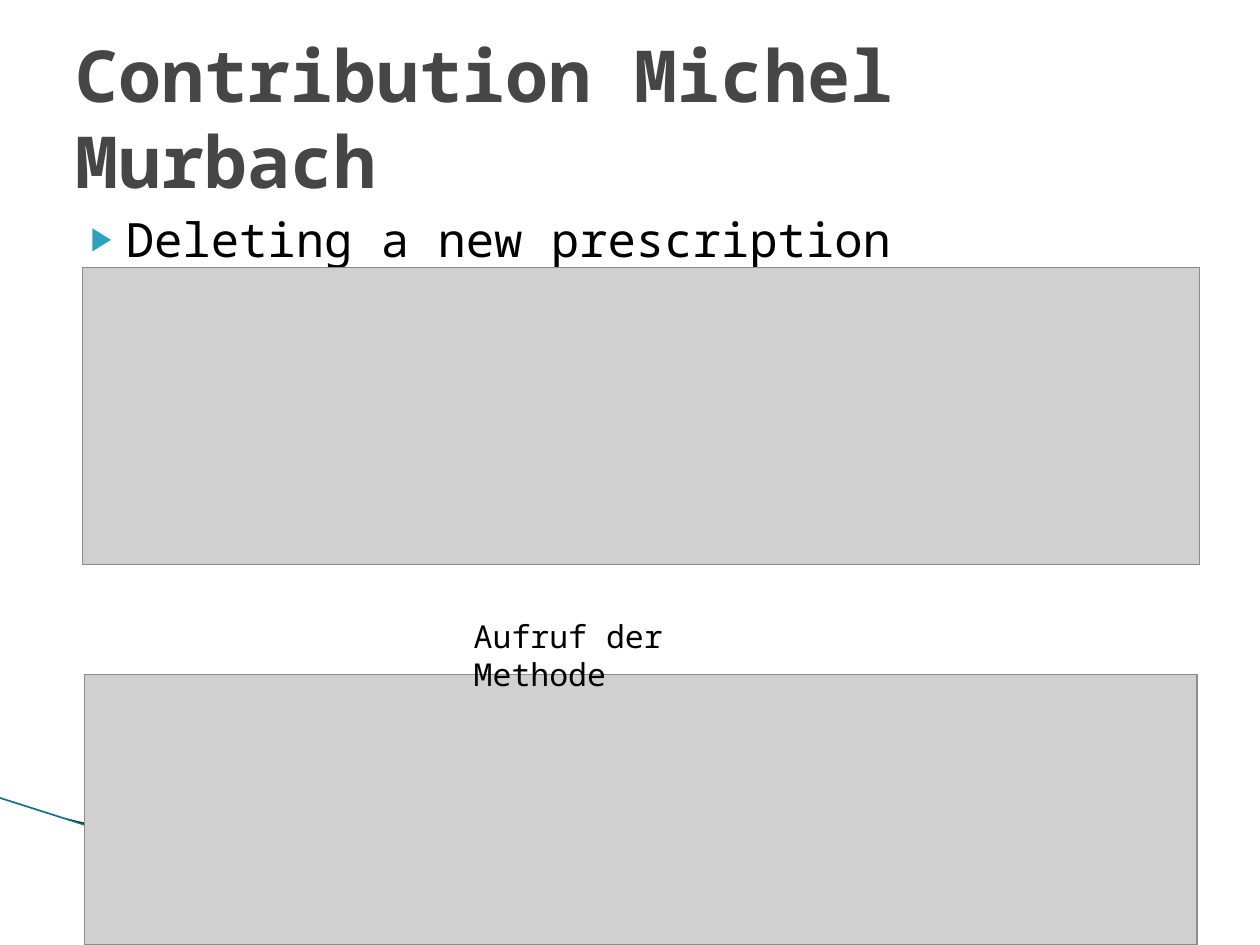
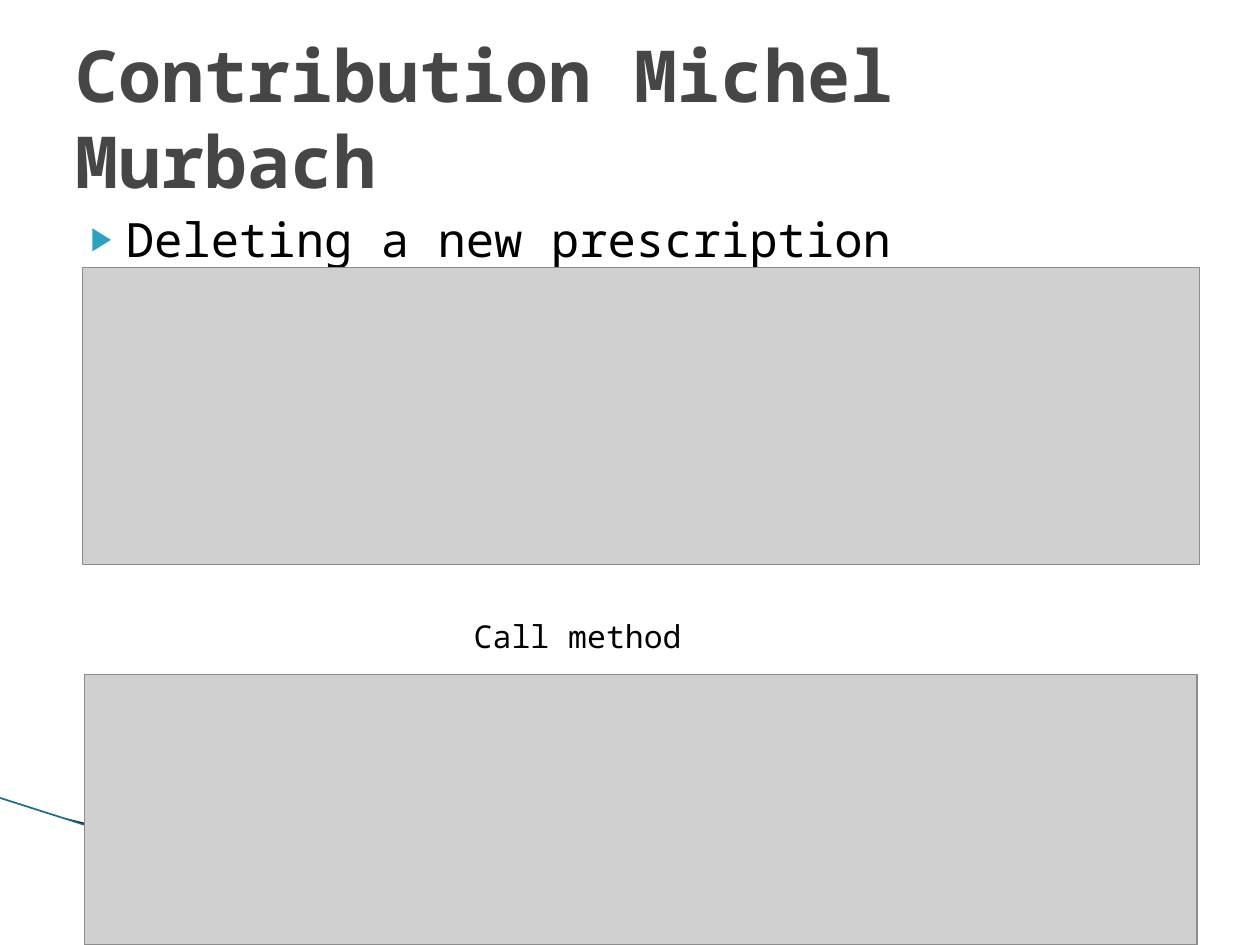
Before and after one commit to MarwinPhilips/ch.bfh.btx8081.w2015.schwarz, a slide deck: slide 6 of Documents/Task 14/Task 14.pptx (slide 9 before the commit). Drawn at 1260x945 pixels with LibreOffice and Linux fonts; fonts in the diff are those of the drawing; grey boxes stand for pictures; background and template pictures are left out. Boxes give left, top, right and bottom in pixels: in the first picture for what was removed or moved away, otherwise in the second. Text is boxed around its words. In the diff, an @@ line names an element or a change of style, - is before the commit and + after.

```diff
--- a/Documents/Task 14/Task 14.pptx
+++ b/Documents/Task 14/Task 14.pptx
@@ text at box(474, 624, 681, 649): text changed @@
-Aufruf der Methode
+Call method
```
Also in this commit, not shown: 5 other slides changed, 3 slides added, 9 slides removed, 1 other file.
